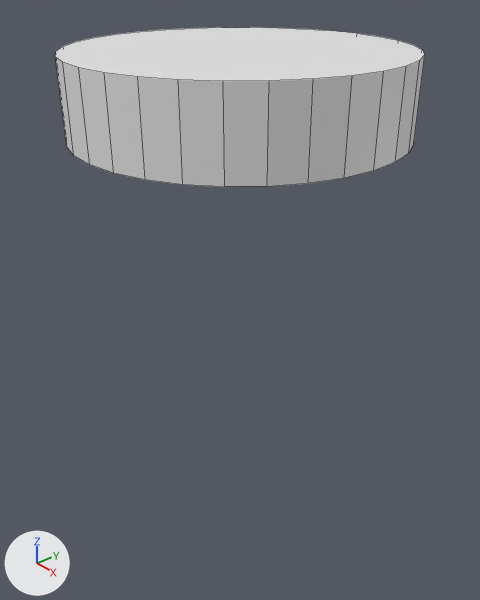
One commit to the Blender file ft-power-pod/strut-punch.blend: the scene before it, then after it.
One viewpoint serves both versions: a 50 mm camera at (6.34, -5.51, 4.37) aimed at (0.05, -0.04, -0.12). Lighting does not change. The marker at lower left points along +X, +Y and +Z. Mesh edges are drawn as thin lines. The same objects are shown in both versions, whatever each file hides.
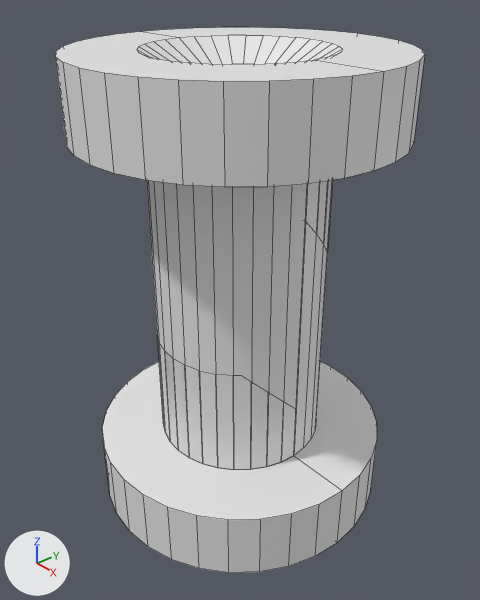
Commit message: before edit mode main throat

Not drawn themselves, but carrying or shaping drawn objects: ob_cap_neg, ob_base_top, ob_neg_top_bool, ob_empty, ob_neg_top, ob_base.

The change, as a list of edits to the scene's bpy script:
```text
Add me_cone:
    me_cone.from_pydata(...)  # a 32-sided cone pointing to +z spanning x -1.0..1.0, y -1.0..1.0, z -1.0..1.0
Add me_cube_002:
    me_cube_002.from_pydata([(-1.0, -1.0, 1.0), (-1.0, 1.0, -1.0), (-1.0, 1.0, 1.0), (1.0, -1.0, 1.0), (1.0, 1.0, -1.0), (1.0, 1.0, 1.0)], [], [(2, 5, 4, 1), (5, 3, 4), (3, 5, 2, 0), (0, 2, 1), (1, 4, 3, 0)])
Change ob_empty:
    ob_empty.scale: (1.0, 1.0, 2.25) -> (1.2, 1.2, 2.25)
Change ob_neg_top:
    ob_neg_top.location: (0.0, -1.1, 0.737) -> (0.0, -1.1, 1.362)
    ob_neg_top.scale: (1.1, 1.1, 2.0) -> (3.1, 1.1, 2.0)
Change ob_base:
    ob_base.location: (0.0, 0.0, 0.0) -> (0.0, 0.0, -2.75)
    ob_base.scale: (1.0, 1.0, 2.25) -> (2.14, 2.14, 0.5)
Change ob_cylinder_001:
    ob_cylinder_001.location: (0.0, 0.0, 2.75) -> (0.0, 0.0, 0.0)
    ob_cylinder_001.scale: (2.14, 2.14, 0.5) -> (1.2, 1.2, 2.25)
    add _m = ob_cylinder_001.modifiers.new('Boolean', 'BOOLEAN')
    add _m.object = ob_neg_top
    add _m.solver = 'FLOAT'
    add _m = ob_cylinder_001.modifiers.new('Boolean.001', 'BOOLEAN')
    add _m.object = ob_base
    add _m.operation = 'UNION'
    add _m.solver = 'FLOAT'
    add _m = ob_cylinder_001.modifiers.new('Boolean.002', 'BOOLEAN')
    add _m.object = ob_base_top
    add _m.solver = 'FLOAT'
    add _m = ob_cylinder_001.modifiers.new('Boolean.003', 'BOOLEAN')
    add _m.object = ob_cap_neg
    add _m.solver = 'FLOAT'
    add _m = ob_cylinder_001.modifiers.new('Array', 'ARRAY')
    add _m.constant_offset_displace = (0.0, 0.0, 0.0)
    add _m.use_relative_offset = False
    add _m.use_object_offset = True
    add _m.offset_object = ob_empty
Change ob_base_top:
    remove _m = ob_base_top.modifiers.new('Boolean', 'BOOLEAN')
    remove _m.object = ob_neg_top
    remove _m.solver = 'FLOAT'
    remove _m = ob_base_top.modifiers.new('Array', 'ARRAY')
    remove _m.constant_offset_displace = (0.0, 0.0, 0.0)
    remove _m.use_relative_offset = False
    remove _m.use_object_offset = True
    remove _m.offset_object = ob_empty
    ob_base_top.scale: (1.0, 1.0, 2.25) -> (0.7, 0.7, 5.29)
Add ob_cap_neg:
    ob_cap_neg = bpy.data.objects.new('CAP neg', me_cone)
    ob_cap_neg.location = (0.0, 0.0, -2.951)
    ob_cap_neg.scale = (1.4, 1.4, 0.406)
    ob_cap_neg.hide_set(True)
Add ob_neg_top_bool:
    ob_neg_top_bool = bpy.data.objects.new('NEG top bool', me_cube_002)
    ob_neg_top_bool.location = (0.0, -1.001, -0.403)
    ob_neg_top_bool.scale = (5.09, 1.0, 1.0)
    ob_neg_top_bool.hide_set(True)
```

Location of each change, [x1, y1, x2, y2] in pixels of the pictures (480 x 600 px):
'Cylinder.001', reshaped, rescaled, modifiers changed, moved (240% taller)
    before: [55, 27, 425, 187]
    after: [55, 27, 425, 573]
